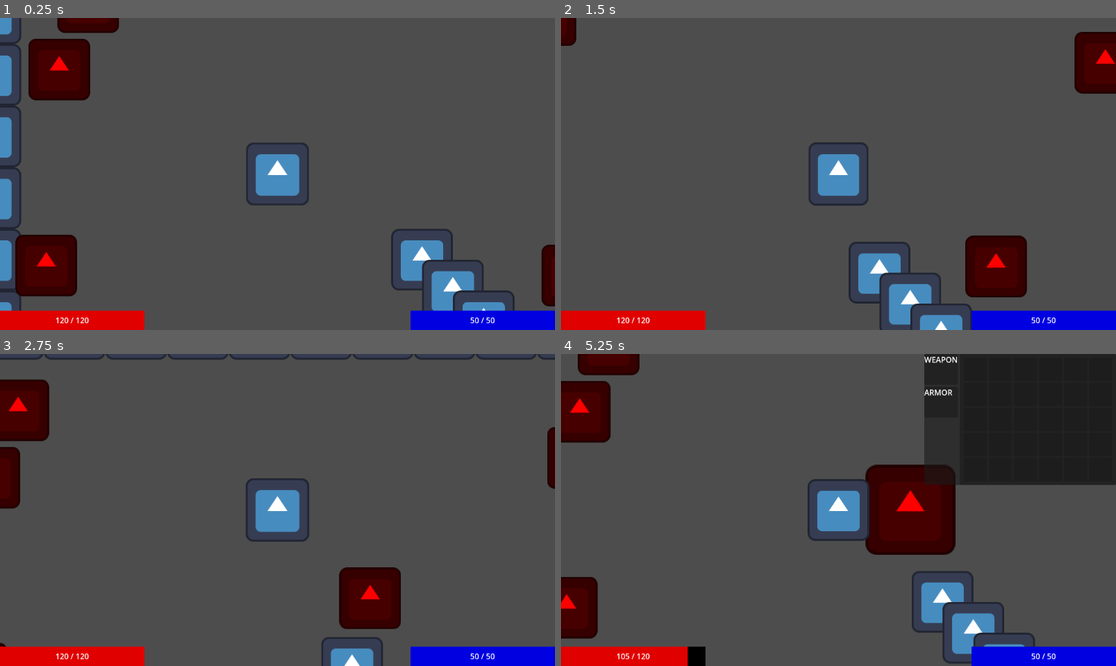
Above: before the commit, frames 1-4 (two rows, left to right).
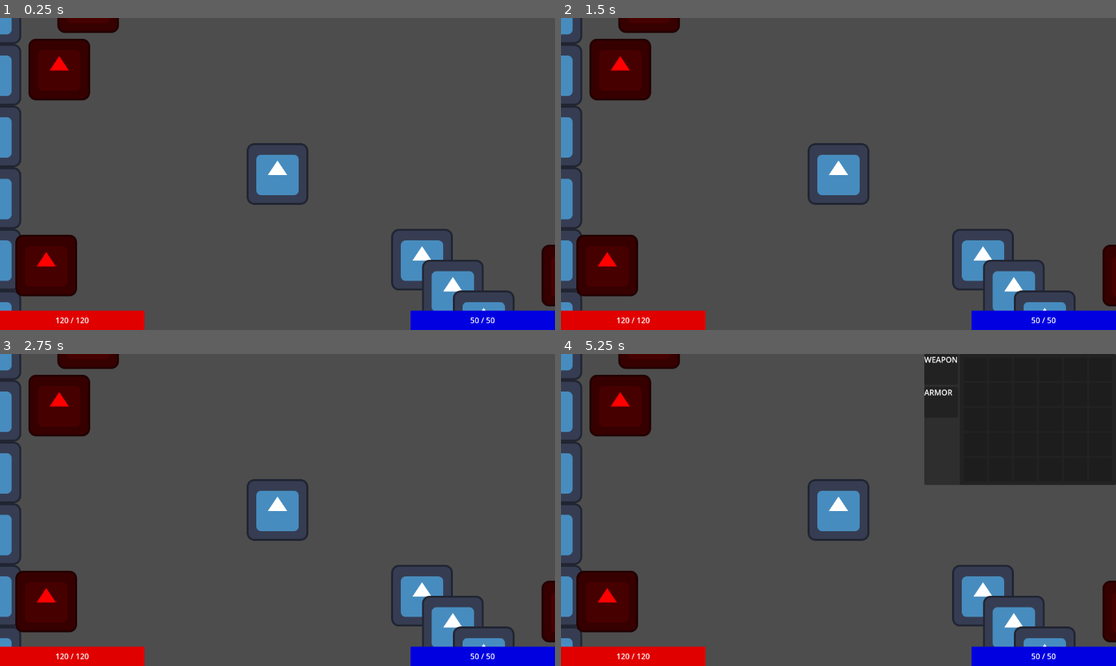
Above: after the commit, the same moments.

Repository: PietPadda/Godot_2D_ARPG
Game: Godot game, scene res://scenes/levels/main.tscn
The game is run twice, just before and just after one commit, with the same random seed, the same clock (stepped at 60 frames per second) and the same inputs. The engine's default icon, where the game draws it, is replaced by a stand-in: a white triangle on a blue panel in a dark square.
Inputs (mouse positions are in pixels of both pictures, inside the frame that each line leads up to):
- Up to frame 1 (0.25 s): no input
- Up to frame 2 (1.5 s): tap Enter at 0.5 s; move the mouse to (960, 158) at 0.52 s; tap Space (attack) at 0.6, 1.35 s; click (960, 158) at 0.67 s; move the mouse to (727, 189) at 1.27 s; click (727, 189) at 1.42 s
- Up to frame 3 (2.75 s): move the mouse to (333, 441) at 2.02 s; press the mouse at (333, 441) at 2.03 s; tap Space (attack) at 2.3 s
- Up to frame 4 (5.25 s): move the mouse to (810, 572) at 2.77 s; release the mouse at (810, 572) at 2.78 s; tap I (toggle_character_sheet) at 2.85 s; click (810, 572) at 2.92 s; tap Space (attack) at 3.05, 3.6, 4.35 s; move the mouse to (938, 369) at 3.52 s; click (938, 369) at 3.67 s; move the mouse to (938, 400) at 4.27 s; click (938, 400) at 4.42 s; move the mouse to (977, 369) at 5.02 s; press the mouse at (977, 369) at 5.03 s

The runs differ from the first frame. In frame 1, 0.3% of the frame differs, in the area x 44-56%, y 39-61%; in frame 2, 14%; in frame 3, 14%; in frame 4, 16%, in the area x 0-100%, y 0-100%.
Error after the commit: Parse Error: The member "movement_component" already exists in parent class PlayerState. (res://scripts/player/states/player_idle_state.gd:7)

Commit message:
fix(player): restore movement to ChaseState and DRY up logic

Diff:
--- a/scripts/enemies/states/enemy_chase_state.gd
+++ b/scripts/enemies/states/enemy_chase_state.gd
@@ -1,11 +1,10 @@
 # enemy_chase_state.gd
 class_name EnemyChaseState
-extends State
+extends PlayerState
 
 var target: Node2D
 
 @onready var owner_node: CharacterBody2D = get_owner()
-@onready var movement_component: AIMovementComponent = owner_node.get_node("AIMovementComponent")
 @onready var attack_component: AttackComponent = owner_node.get_node("AttackComponent")
 
 func enter() -> void:
@@ -22,9 +21,13 @@
 
 	# Check if we are in range to attack.
 	var distance_to_target = owner_node.global_position.distance_to(target.global_position)
-	var attack_range = attack_component.attack_data.range
+	var attack_range = attack_component.get_total_stat("range") # use the total calc, not the base stat!
 
 	if distance_to_target <= attack_range:
+		state_machine.change_state(States.ENEMY_STATE_NAMES[States.ENEMY.ATTACK]) # change state
+		# Pass the target to the AttackState and transition.
 		var attack_state = state_machine.states["attack"]
 		attack_state.target = target # Pass the target to the attack state
-		state_machine.change_state(States.ENEMY_STATE_NAMES[States.ENEMY.ATTACK]) # change state
+	else: # not in range yet, must move
+		# If not in range, perform movement. This is the missing piece!
+		perform_movement()
--- a/scripts/player/states/player_move_state.gd
+++ b/scripts/player/states/player_move_state.gd
@@ -4,10 +4,8 @@
 extends PlayerState # Changed from 'State'
 
 # References to the player's nodes we need to interact with.
-@onready var movement_component: PlayerMovementComponent = player.get_node("PlayerMovementComponent")
 @onready var animation_component: AnimationComponent = player.get_node("AnimationComponent")
 @onready var targeting_component: PlayerTargetingComponent = player.get_node("PlayerTargetingComponent")
-@onready var stats_component: StatsComponent = player.get_node("StatsComponent")
 
 func enter() -> void:
 	# For debugging, let's see when we enter this state.
@@ -48,10 +46,7 @@
 	if distance_to_target < movement_component.stopping_distance:
 		# If we have, we transition back to the "Idle" state.
 		state_machine.change_state(States.PLAYER_STATE_NAMES[States.PLAYER.IDLE])
+		return # Stop processing
 
-	# If not, perform the movement.
-	var direction = player.global_position.direction_to(movement_component.target_position)
-	var move_speed = stats_component.get_total_stat("move_speed")
-
-	player.velocity = direction * move_speed
-	player.move_and_slide()
+	# If not, use the shared movement logic from the base class.
+	perform_movement()
--- a/scripts/player/states/player_state.gd
+++ b/scripts/player/states/player_state.gd
@@ -5,6 +5,8 @@
 # We can put references needed by ALL player states here.
 @onready var player: CharacterBody2D = get_owner()
 @onready var skill_caster_component: SkillCasterComponent = player.get_node("SkillCasterComponent")
+@onready var movement_component: PlayerMovementComponent = player.get_node("PlayerMovementComponent")
+@onready var stats_component: StatsComponent = player.get_node("StatsComponent")
 
 # This is our shared input logic.
 func handle_skill_cast(event: InputEvent) -> bool:
@@ -17,3 +19,12 @@
 			state_machine.change_state(States.PLAYER_STATE_NAMES[States.PLAYER.CAST]) # change the state with skill and target
 			return true # Input was handled
 	return false # Input was not handled
+
+# This is our shared movement function.
+func perform_movement():
+	# get direction and move pseed from stats
+	var direction = player.global_position.direction_to(movement_component.target_position)
+	var move_speed = stats_component.get_total_stat("move_speed")
+
+	player.velocity = direction * move_speed # apply movement
+	player.move_and_slide()
